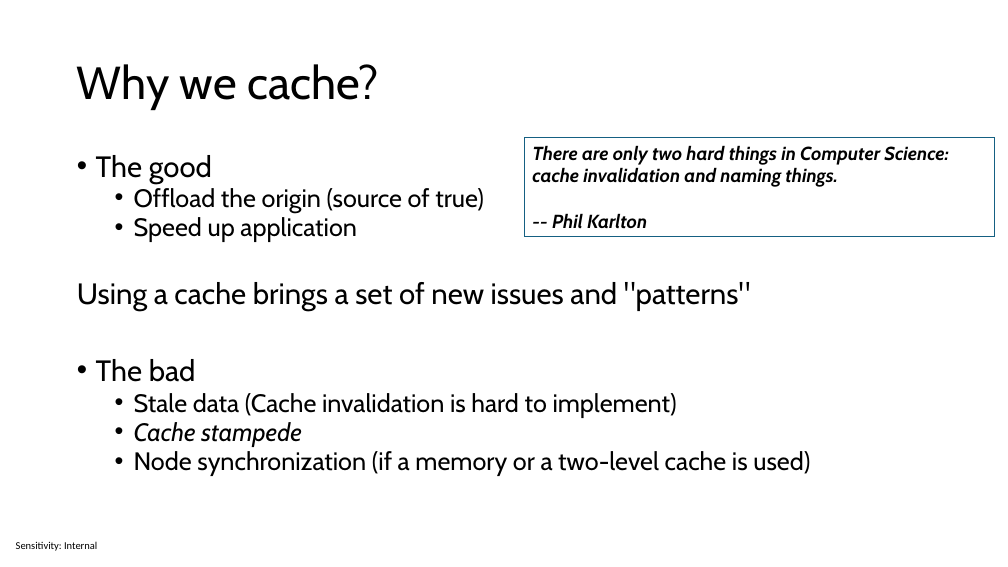
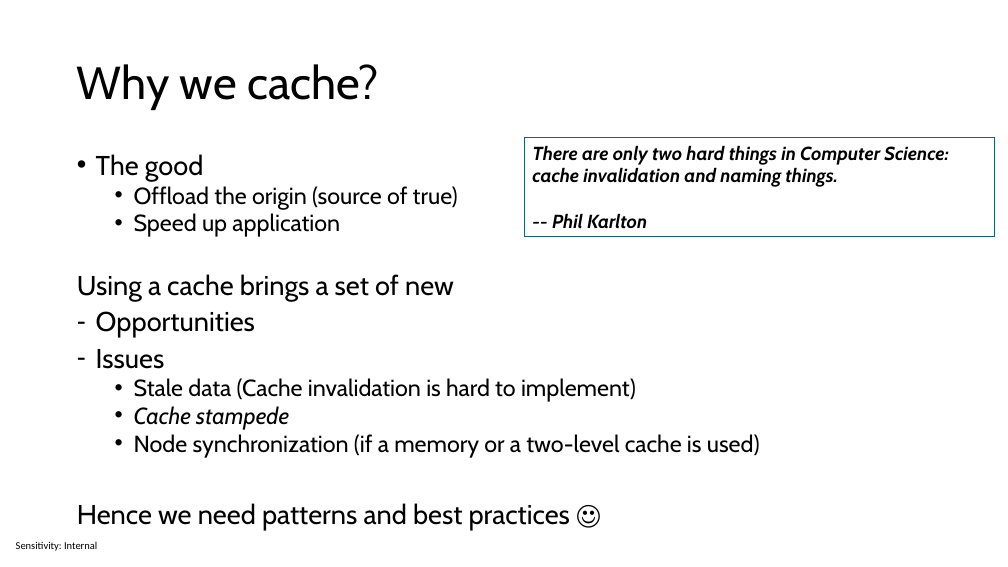
Before and after one commit to sabbadino/cache-like-a-pro-fusion-cache, a slide deck: slide 3 of cache-like-a-pro.pptx. Drawn at 1008x567 pixels with LibreOffice and Linux fonts; fonts in the diff are those of the drawing. Boxes give left, top, right and bottom in pixels: in the first picture for what was removed or moved away, otherwise in the second. Text is boxed around its words. In the diff, an @@ line names an element or a change of style, - is before the commit and + after.

```diff
--- a/cache-like-a-pro.pptx
+++ b/cache-like-a-pro.pptx
@@ text at box(96, 154, 760, 458): size 28 to 25.9 pt in "The good"; size 24 to 22.2 pt in "Offload the origin (source of true)", "Speed up application", "Stale data (Cache invalidation is hard to ...", "Cache stampede" and 1 more places @@
@@ text at box(77, 274, 454, 369): text changed; size 28 to 25.9 pt @@
-Using a cache brings a set of new issues and "patterns"
-• The bad
+Using a cache brings a set of new
+– Opportunities
+– Issues
@@ text at box(77, 503, 570, 530): paragraph added @@
+Hence we need patterns and best practices ☺
```
Also in this commit, not shown: 12 other slides changed, 4 slides added, 1 slide removed.
